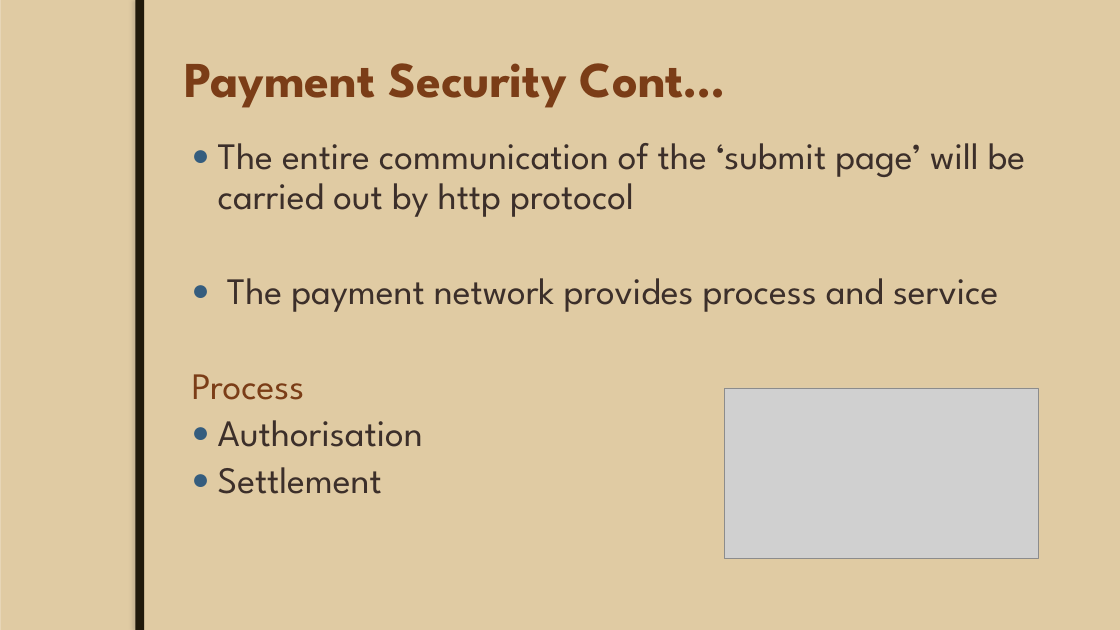
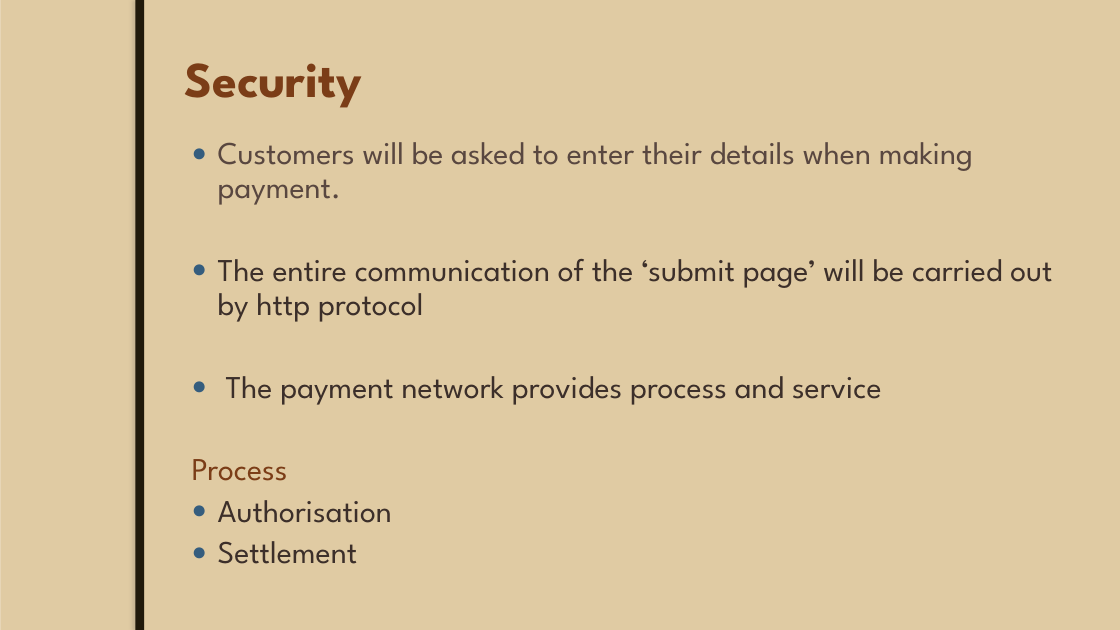
Before and after one commit to JoeyTatu/GoldenYears, a slide deck: slide 8 of Week 8 - Presentation slides/Mid-Term Project.pptx. Drawn at 1120x630 pixels with LibreOffice and Linux fonts; fonts in the diff are those of the drawing; grey boxes stand for pictures; background and template pictures are left out. Boxes give left, top, right and bottom in pixels: in the first picture for what was removed or moved away, otherwise in the second. Text is boxed around its words. In the diff, an @@ line names an element or a change of style, - is before the commit and + after.

```diff
--- a/Week 8 - Presentation slides/Mid-Term Project.pptx
+++ b/Week 8 - Presentation slides/Mid-Term Project.pptx
@@ title at (x1=184, y1=63, x2=362, y2=108): text changed @@
-Payment Security Cont…
+Security
@@ text at (x1=218, y1=142, x2=973, y2=205): paragraph added @@
+● Customers will be asked to enter their details when making payment.
@@ text at (x1=192, y1=259, x2=1052, y2=564): size 32 to 27.2 pt in "The entire communication of the ‘submit page’ ...", "The payment network provides process and service", "Process", "Authorisation" and 1 more places @@
@@ picture removed at (x1=725, y1=388, x2=1038, y2=559) @@
```
Also in this commit, not shown: 8 other slides changed, 35 other files.
